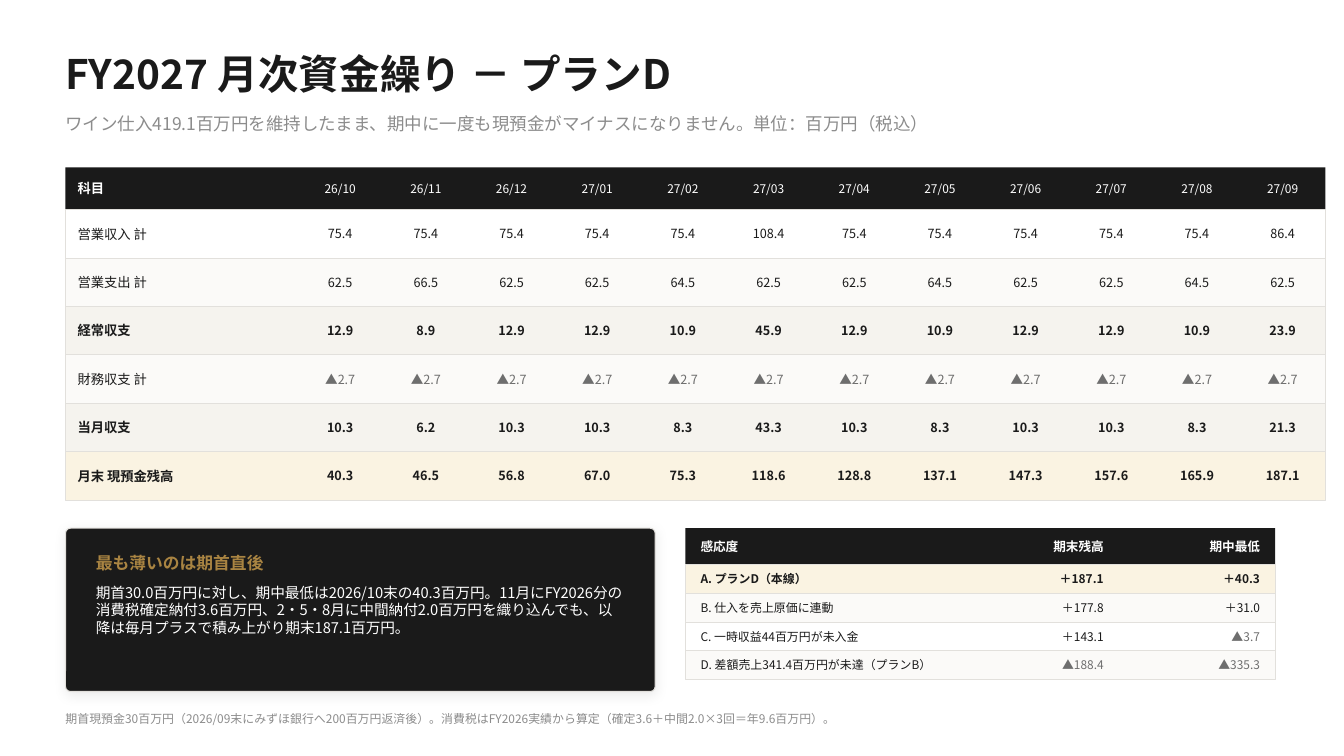
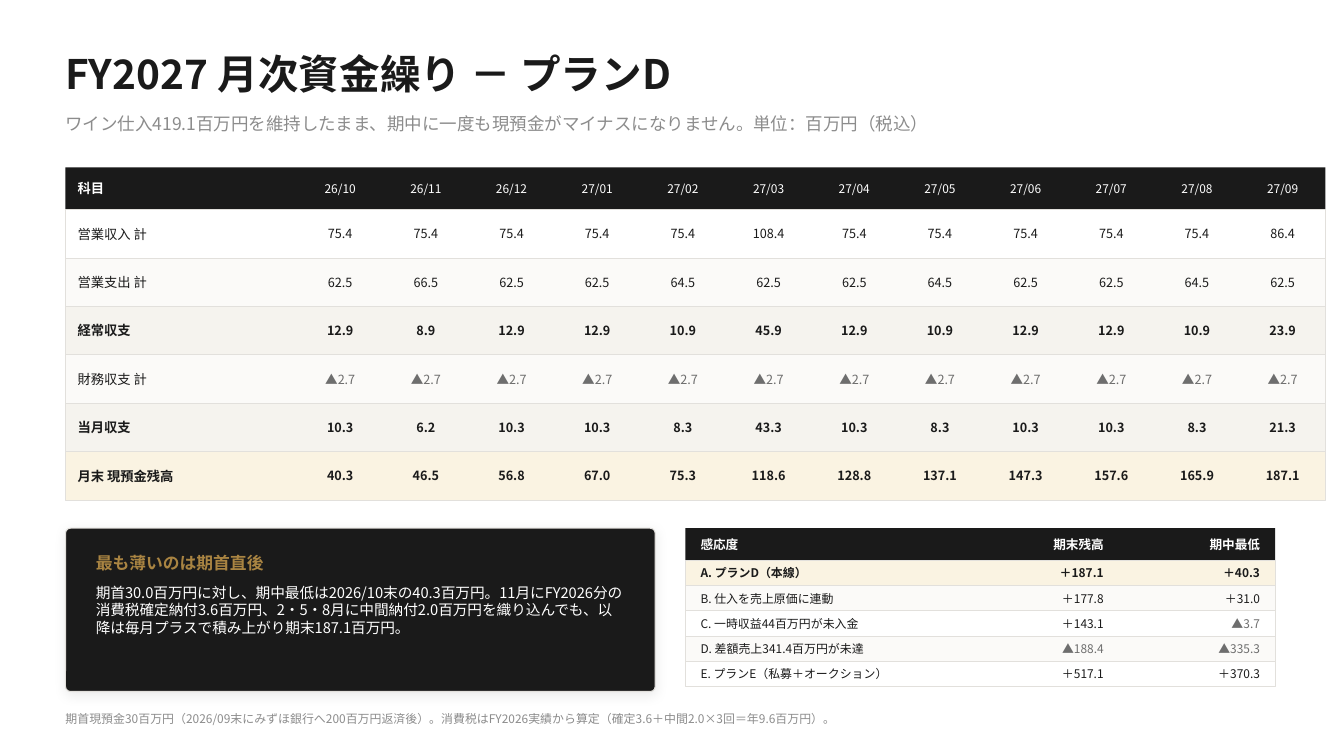
Before and after one commit to nakano-winebank/wine-auction, a slide deck: slide 12 of out/WineBank_FY2027_銀行提出.pptx (slide 13 before the commit). Drawn at 1344x756 pixels with LibreOffice and Linux fonts; fonts in the diff are those of the drawing. Boxes give left, top, right and bottom in pixels: in the first picture for what was removed or moved away, otherwise in the second. Text is boxed around its words. In the diff, an @@ line names an element or a change of style, - is before the commit and + after.

```diff
--- a/out/WineBank_FY2027_銀行提出.pptx
+++ b/out/WineBank_FY2027_銀行提出.pptx
@@ rectangle: place and size @@
-rectangle at [686,528,1275,565]
+rectangle at [686,528,1275,561]
@@ 6 texts, 2 rectangles: place and size @@
-6 texts, 2 rectangles at [686,565,1275,621]
+6 texts, 2 rectangles at [686,561,1275,611]
@@ 3 texts, 1 rectangle: place and size @@
-3 texts, 1 rectangle at [686,622,1275,650]
+3 texts, 1 rectangle at [686,611,1275,636]
@@ rectangle: place and size @@
-rectangle at [686,651,1275,680]
+rectangle at [686,636,1275,661]
@@ text at [701,643,864,654]: text changed @@
-D. 差額売上341.4百万円が未達（プランB）
+D. 差額売上341.4百万円が未達
@@ text "▲188.4": place and size @@
-text "▲188.4" at [1062,660,1104,669]
+text "▲188.4" at [1062,644,1104,653]
@@ text "▲335.3": place and size @@
-text "▲335.3" at [1218,659,1260,669]
+text "▲335.3" at [1218,643,1260,653]
@@ rectangle added at [686,661,1275,687], fill #FFFFFF, outline #E2E0DC 0.5 pt @@
@@ text added at [701,668,888,679], 8.5 pt, text #1A1A1A @@
+E. プランE（私募＋オークション）
@@ text added at [1062,669,1104,678], 8.5 pt, text #1A1A1A @@
+＋517.1
@@ text added at [1218,669,1260,678], 8.5 pt, text #1A1A1A @@
+＋370.3
```
Also in this commit, not shown: 9 other slides changed, 2 slides added, 2 slides removed, 10 other files.
